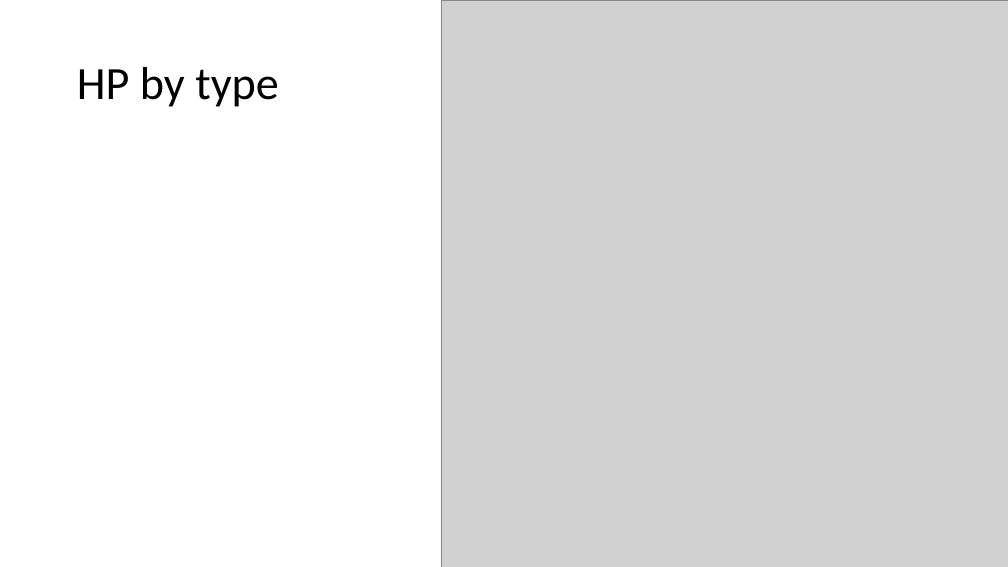
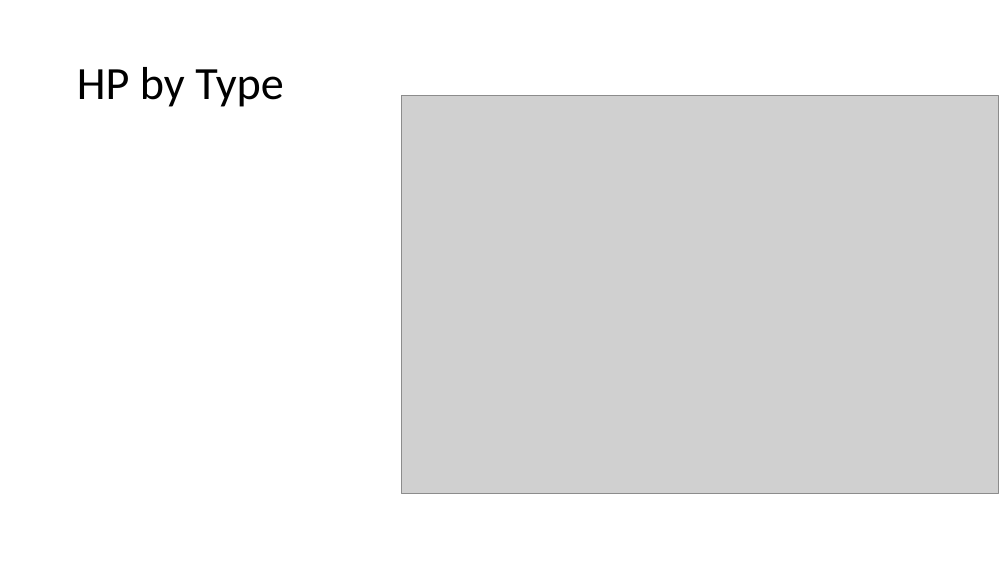
Before and after one commit to claxtonh/Project-1, a slide deck: slide 9 of Presentation_Draft1.pptx. Drawn at 1008x567 pixels with LibreOffice and Linux fonts; fonts in the diff are those of the drawing; grey boxes stand for pictures. Boxes give left, top, right and bottom in pixels: in the first picture for what was removed or moved away, otherwise in the second. Text is boxed around its words. In the diff, an @@ line names an element or a change of style, - is before the commit and + after.

```diff
--- a/Presentation_Draft1.pptx
+++ b/Presentation_Draft1.pptx
@@ title at [77, 67, 284, 107]: text changed @@
-HP by type
+HP by Type
@@ picture: place and size @@
-picture at [441, 0, 1008, 567]
+picture at [402, 96, 998, 494]
```
Also in this commit, not shown: 1 other slide changed, 7 other files.
